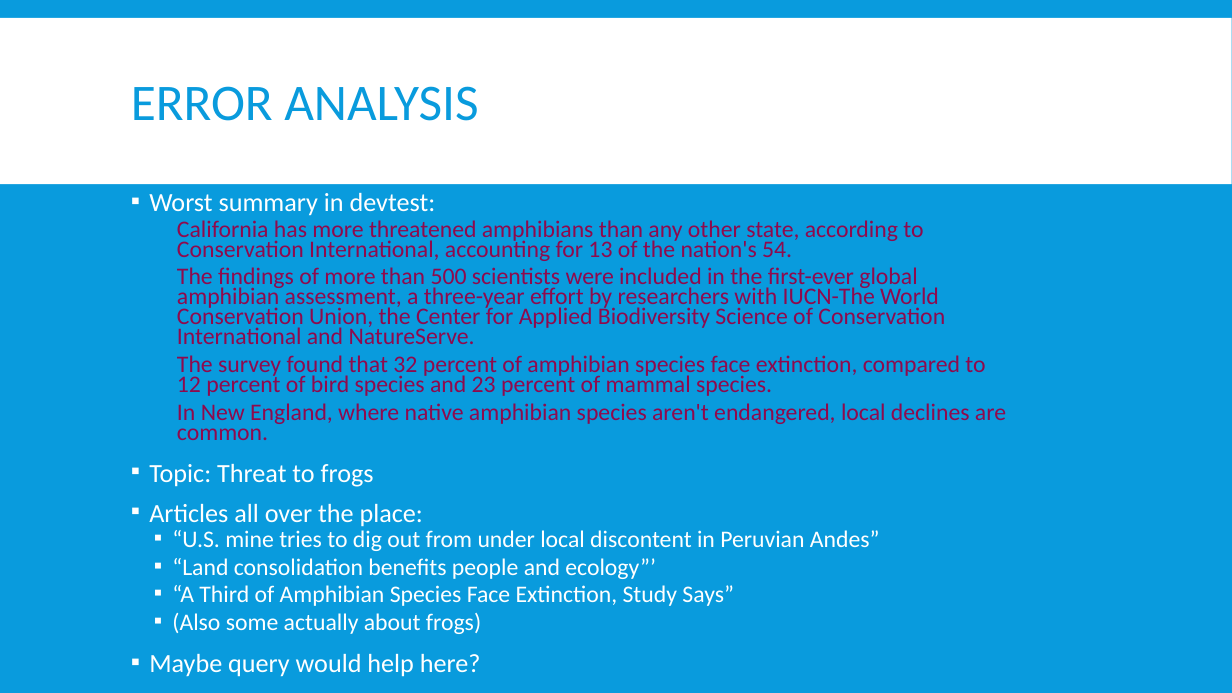
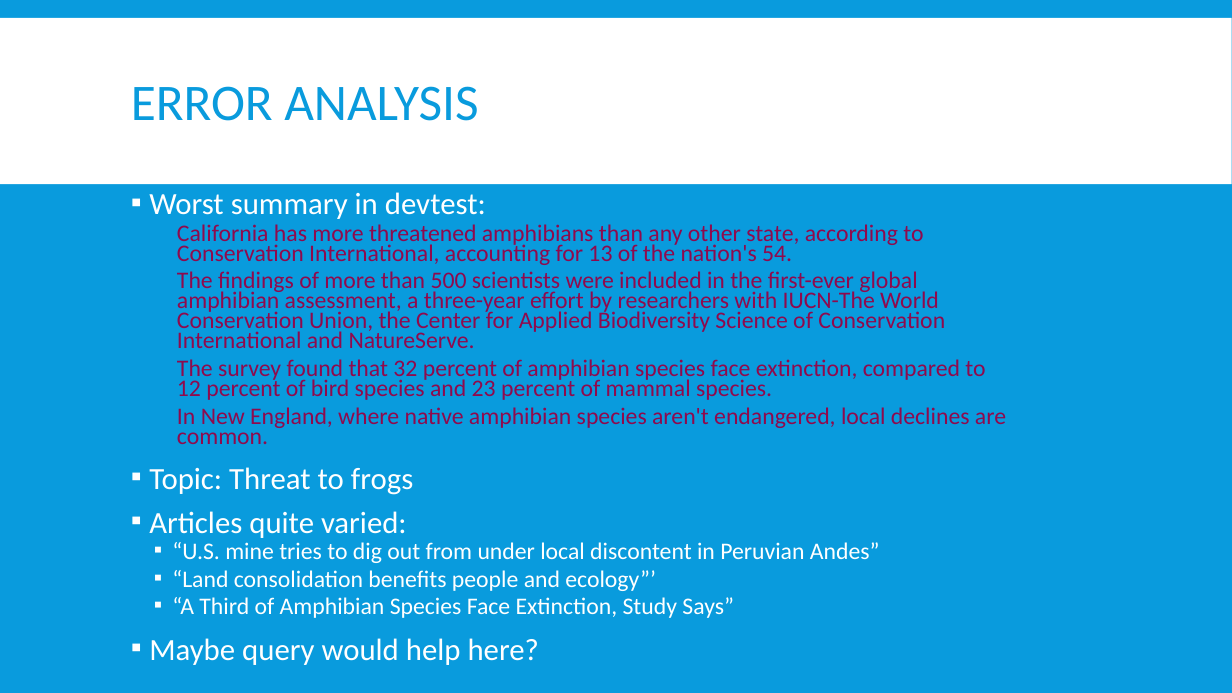
Before and after one commit to Mindful/ling-573, a slide deck: slide 15 of doc/D4_presentation.pptx. Drawn at 1232x693 pixels with LibreOffice and Linux fonts; fonts in the diff are those of the drawing. Boxes give left, top, right and bottom in pixels: in the first picture for what was removed or moved away, otherwise in the second. Text is boxed around its words. In the diff, an @@ line names an element or a change of style, - is before the commit and + after.

```diff
--- a/doc/D4_presentation.pptx
+++ b/doc/D4_presentation.pptx
@@ text at [149, 192, 539, 665]: size 20.4 to 24.1 pt in "Worst summary in devtest:", "Topic: Threat to frogs", "Maybe query would help here?" @@
@@ text at [149, 511, 407, 538]: text changed; size 20.4 to 24.1 pt @@
-▪ Articles all over the place:
+▪ Articles quite varied:
@@ text at [172, 613, 481, 634]: paragraph removed @@
-  ▪ (Also some actually about frogs)
```
Also in this commit, not shown: 11 other slides changed, 4 slides removed.
